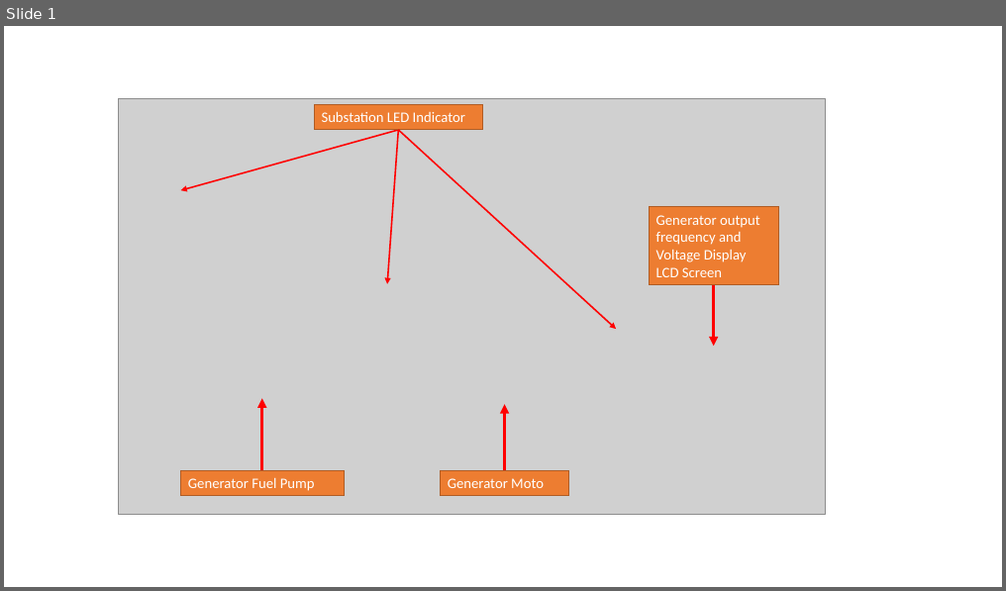
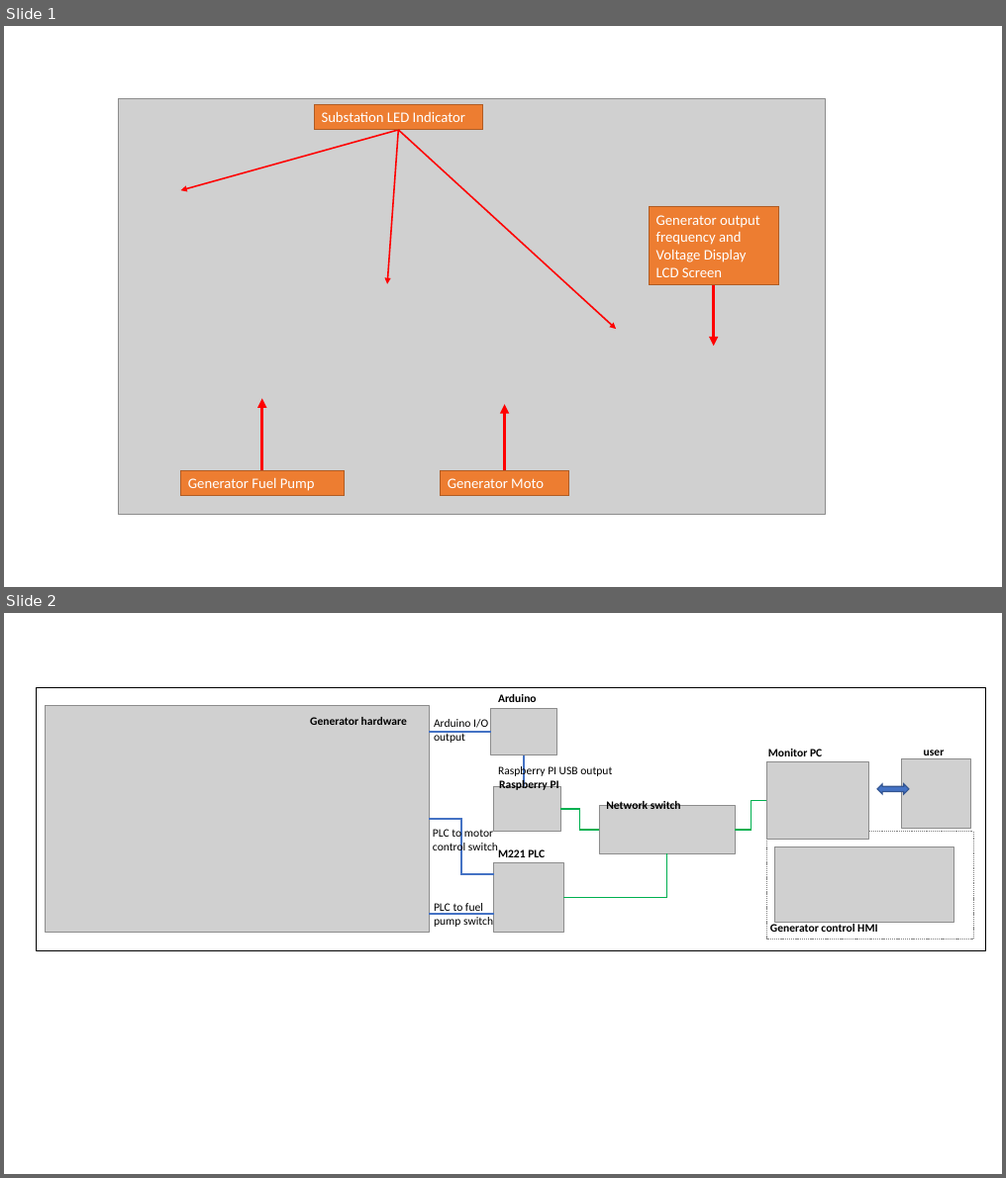
Before and after one commit to LiuYuancheng/Power_Generator_Manager, a slide deck: doc/designDoc.pptx. Shown one above the other, each under a label of ours: slide 1 before the commit, slides 1 and 2 after it. The pictures are 1006x591 and 1006x1178 pixels, drawn with LibreOffice and Linux fonts; fonts in the diff are those of the drawing; grey boxes stand for pictures. Boxes give left, top, right and bottom in pixels: in the first picture for what was removed or moved away, otherwise in the second. Text is boxed around its words. In the diff, an @@ line names an element or a change of style, - is before the commit and + after.

```diff
--- a/doc/designDoc.pptx
+++ b/doc/designDoc.pptx
@@ slide 2 added at <box>4,613,1002,1174</box>, background #FFFFFF @@
@@ rectangle added at <box>36,688,985,951</box>, outline #000000 0.75 pt @@
@@ text added at <box>498,694,537,702</box>, 11 pt, text #000000, bold @@
+Arduino
@@ picture added at <box>46,706,429,933</box> @@
@@ text added at <box>310,717,407,725</box>, 11 pt, text #000000, bold @@
+Generator hardware
@@ text added at <box>434,719,488,743</box>, 11 pt, text #000000 @@
+Arduino I/O output
@@ picture added at <box>491,708,557,756</box> @@
@@ line added from (491, 732) to (430, 732), #4472C4 2.25 pt @@
@@ line added from (525, 786) to (525, 756), #4472C4 1.5 pt @@
@@ text added at <box>768,749,822,757</box>, 11 pt, text #000000, bold @@
+Monitor PC
@@ picture added at <box>902,759,971,829</box> @@
@@ text added at <box>924,750,944,756</box>, 11 pt, text #000000, bold @@
+user
@@ picture added at <box>494,786,561,832</box> @@
@@ text added at <box>498,764,556,777</box>, 11 pt, text #000000, bold @@
+Raspberry PI
@@ text added at <box>499,778,559,790</box>, 11 pt, text #000000 @@
+Raspberry PI USB output
@@ picture added at <box>767,761,868,839</box> @@
@@ left right arrow added at <box>877,783,909,794</box>, fill #4472C4, outline #325491 1 pt @@
@@ elbow line added from (494, 874) to (430, 819), #4472C4 1.5 pt @@
@@ elbow line added from (560, 809) to (599, 830), #00B050 1.5 pt @@
@@ picture added at <box>599,805,736,854</box> @@
@@ text added at <box>606,799,681,809</box>, 11 pt, text #000000, bold @@
+Network switch
@@ elbow line added from (767, 801) to (736, 830), #00B050 1.5 pt @@
@@ text added at <box>433,828,498,855</box>, 11 pt, text #000000 @@
+PLC to motor control switch
@@ text added at <box>498,850,545,858</box>, 11 pt, text #000000, bold @@
+M221 PLC
@@ rectangle added at <box>767,832,973,940</box>, fill #FFFFFF, outline #808080 0.25 pt dashed @@
@@ picture added at <box>775,848,954,922</box> @@
@@ picture added at <box>494,863,564,933</box> @@
@@ elbow line added from (564, 897) to (667, 854), #00B050 1.5 pt @@
@@ text added at <box>434,903,493,927</box>, 11 pt, text #000000 @@
+PLC to fuel pump switch
@@ line added from (430, 915) to (494, 915), #4472C4 2.25 pt @@
@@ text added at <box>770,924,877,932</box>, 11 pt, text #000000, bold @@
+Generator control HMI
```
Also in this commit, not shown: 1 slide removed, 3 other files.
